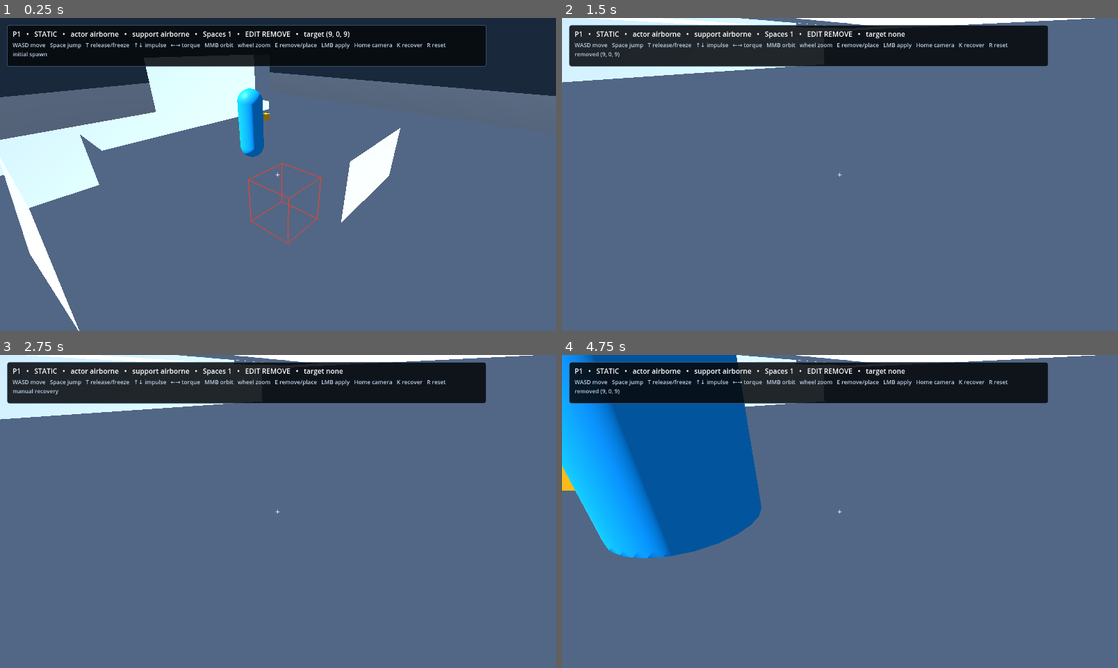
Above: before the commit, frames 1-4 (two rows, left to right).
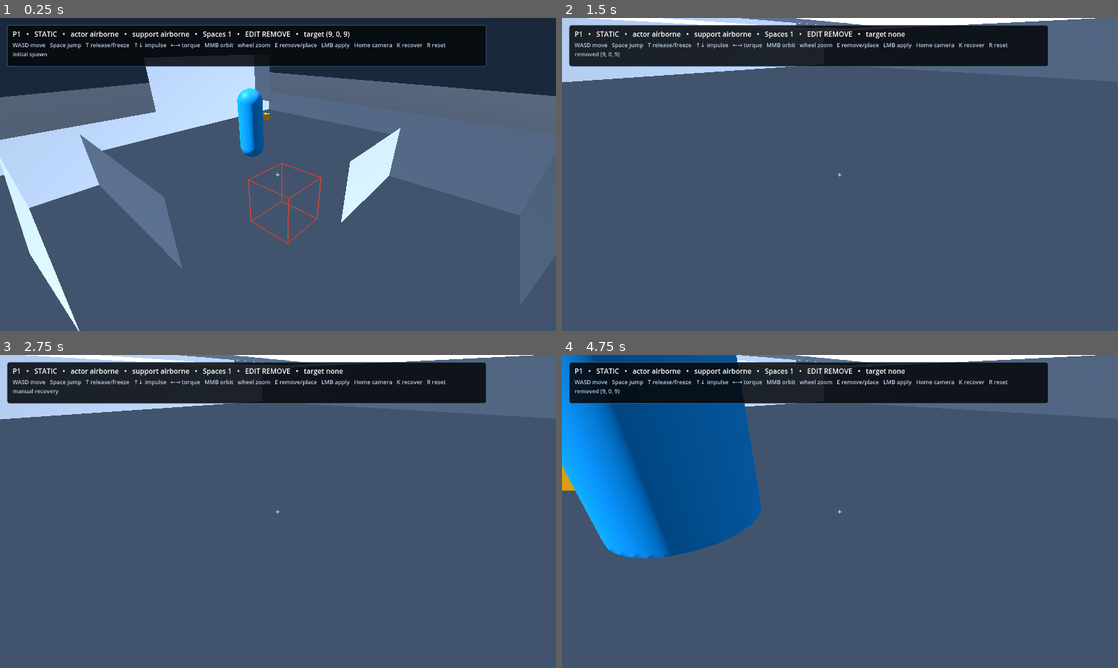
Above: after the commit, the same moments.

Repository: Jozzpoly/FrameMatter-Lab
Game: Godot game, scene res://p1/main.tscn
Same seed, same stepped clock (60 frames per second), same inputs: the game is played once before the commit and once after it.
Inputs (mouse positions are in pixels of both pictures, inside the frame that each line leads up to):
- Up to frame 1 (0.25 s): no input
- Up to frame 2 (1.5 s): tap Enter at 0.5 s; move the mouse to (962, 158) at 0.52 s; press the mouse at (962, 158) at 0.53 s; hold D (p1_move_right) 0.53-1.25 s; tap Space (p1_jump) at 0.77 s; release the mouse at (962, 158) at 1.25 s; tap R (p1_reset) at 1.25 s; drag from (728, 190) to (812, 237) at 1.27 s
- Up to frame 3 (2.75 s): move the mouse to (333, 442) at 2.02 s; hold D (p1_move_right) from 2.03 s (still down); hold K (p1_recover) from 2.03 s (still down)
- Up to frame 4 (4.75 s): release D (p1_move_right) at 2.75 s; release K (p1_recover) at 2.75 s; drag from (812, 574) to (673, 464) at 2.77 s; tap Home (p1_camera_reset) at 3.5 s; move the mouse to (1006, 558) at 3.52 s; hold A (p1_move_left) 3.53-4.25 s; tap F at 3.6 s; tap Space (p1_jump) at 3.77 s; tap R (p1_reset) at 4.25 s; drag from (673, 464) to (756, 433) at 4.27 s

The runs differ from the first frame. In frame 1, 10% of the frame differs, in the area x 0-72%, y 15-100%; in frame 2, 1.8%; in frame 3, 1.8%; in frame 4, 7.0%.
Error in both runs: Invalid call. Nonexistent function 'get_global_transform_interpolated' in base 'Node3D (SpaceQueryCharacter)'. (res://p1/camera_rig.gd:74)

Commit message:
Promote balanced G2 lighting setup

Diff:
--- a/p1/main.tscn
+++ b/p1/main.tscn
@@ -12,7 +12,7 @@
 background_color = Color(0.10, 0.16, 0.23, 1)
 ambient_light_source = 2
 ambient_light_color = Color(0.56, 0.65, 0.76, 1)
-ambient_light_energy = 0.65
+ambient_light_energy = 0.42
 ambient_light_sky_contribution = 0.0
 
 [sub_resource type="BoxMesh" id="GroundMesh"]
@@ -54,8 +54,15 @@
 
 [node name="DirectionalLight3D" type="DirectionalLight3D" parent="."]
 rotation_degrees = Vector3(-52, -32, 0)
-light_energy = 1.15
+light_energy = 0.88
 shadow_enabled = true
+
+[node name="FillLight3D" type="DirectionalLight3D" parent="."]
+rotation_degrees = Vector3(-52, 148, 0)
+light_color = Color(0.72, 0.80, 0.92, 1)
+light_energy = 0.24
+light_specular = 0.0
+shadow_enabled = false
 
 [node name="WorldReference" type="StaticBody3D" parent="."]
 position = Vector3(0, -1.25, 0)
